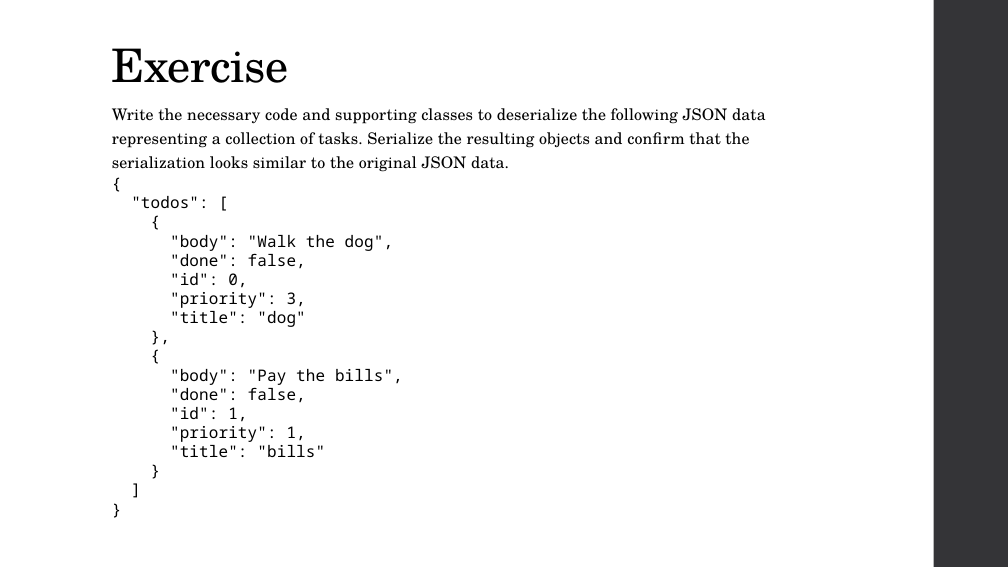
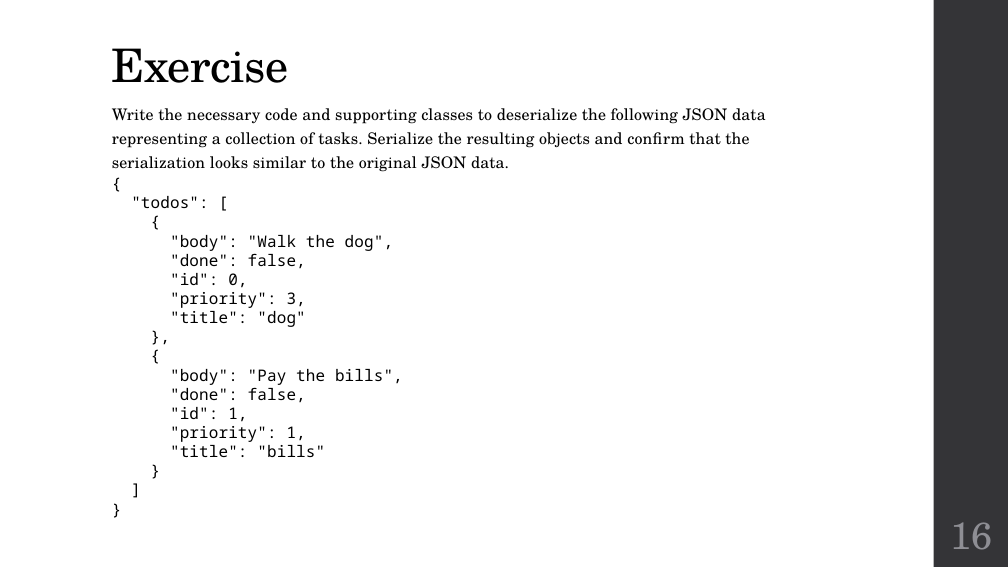
Before and after one commit to zarthur/CSCC-Fundamentals-Android-Notes, a slide deck: slide 16 of week_14/week_14.pptx. Drawn at 1008x567 pixels with LibreOffice and Linux fonts; fonts in the diff are those of the drawing. Boxes give left, top, right and bottom in pixels: in the first picture for what was removed or moved away, otherwise in the second. Text is boxed around its words. In the diff, an @@ line names an element or a change of style, - is before the commit and + after.

```diff
--- a/week_14/week_14.pptx
+++ b/week_14/week_14.pptx
@@ page number added at [950, 522, 992, 550], 36 pt, text #8E8E94 @@
+16
```
Also in this commit, not shown: 15 other slides changed, 1 other file.
